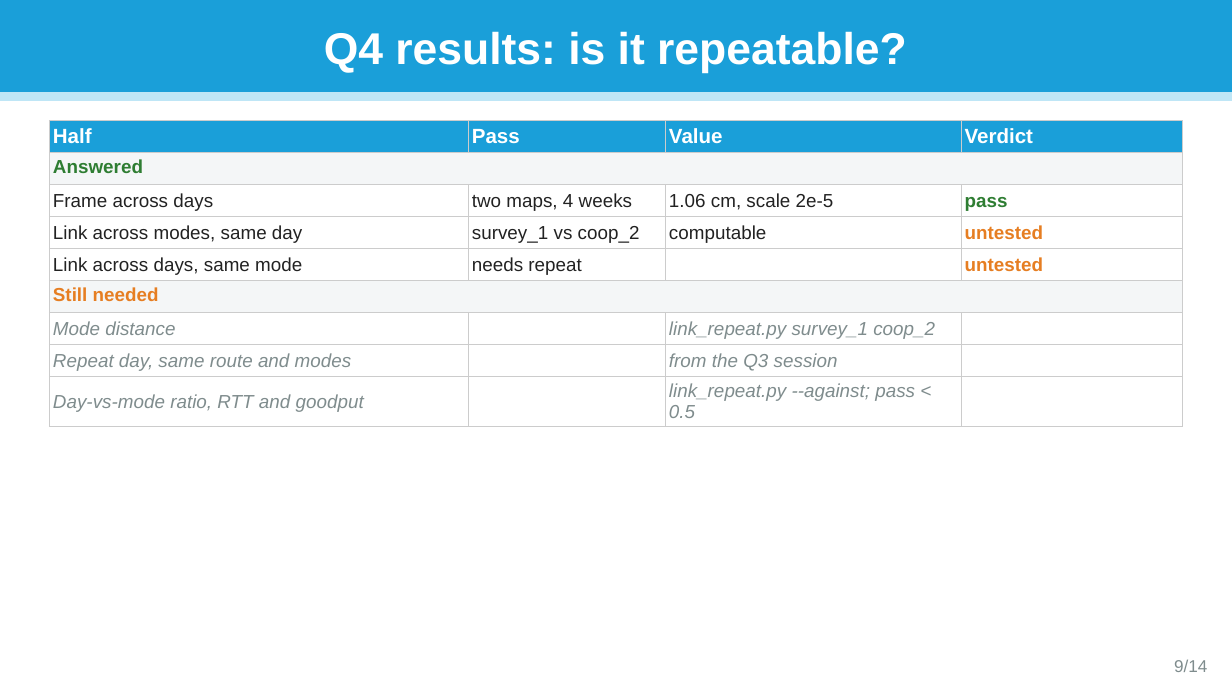
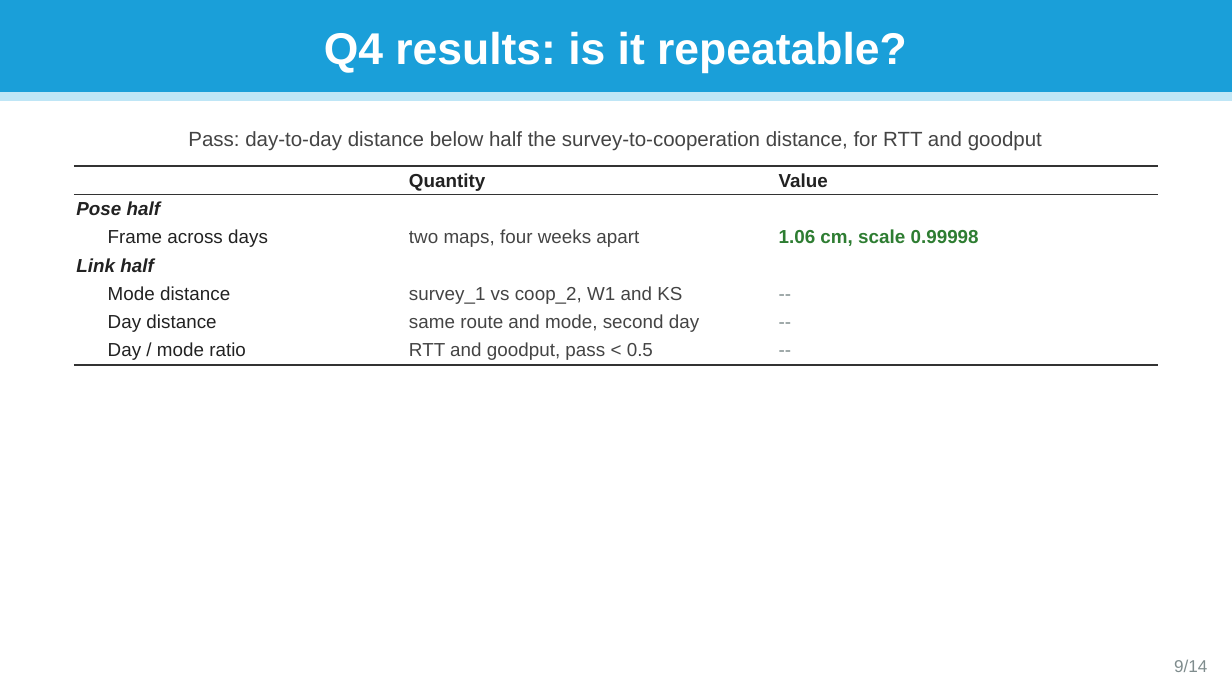
Before and after one commit to jorichee14/Others, a slide deck: slide 9 of scoop_testbed_paper/SCooP-iT_testbed_questions.pptx. Drawn at 1232x693 pixels with LibreOffice and Linux fonts; fonts in the diff are those of the drawing. Boxes give left, top, right and bottom in pixels: in the first picture for what was removed or moved away, otherwise in the second. Text is boxed around its words. In the diff, an @@ line names an element or a change of style, - is before the commit and + after.

```diff
--- a/scoop_testbed_paper/SCooP-iT_testbed_questions.pptx
+++ b/scoop_testbed_paper/SCooP-iT_testbed_questions.pptx
@@ text added at bbox=[188, 131, 1042, 151], 12 pt, text #444444 @@
+Pass: day-to-day distance below half the survey-to-cooperation distance, for RTT and goodput
@@ table at bbox=[74, 166, 1158, 364] @@
-Half | Pass | Value | Verdict
-Answered |  |  | 
-Frame across days | two maps, 4 weeks | 1.06 cm, scale 2e-5 | pass
-Link across modes, same day | survey_1 vs coop_2 | computable | untested
-Link across days, same mode | needs repeat |  | untested
-Still needed |  |  | 
-Mode distance |  | link_repeat.py survey_1 coop_2 | 
-Repeat day, same route and modes |  | from the Q3 session | 
-Day-vs-mode ratio, RTT and goodput |  | link_repeat.py --against; pass < 0.5 | 
+ | Quantity | Value
+Pose half |  | 
+Frame across days | two maps, four weeks apart | 1.06 cm, scale 0.99998
+Link half |  | 
+Mode distance | survey_1 vs coop_2, W1 and KS | --
+Day distance | same route and mode, second day | --
+Day / mode ratio | RTT and goodput, pass < 0.5 | --
@@ table: place and size @@
-table at bbox=[49, 121, 1183, 422]
+table at bbox=[74, 166, 1158, 364]
```
Also in this commit, not shown: 5 other slides changed, 1 other file.
